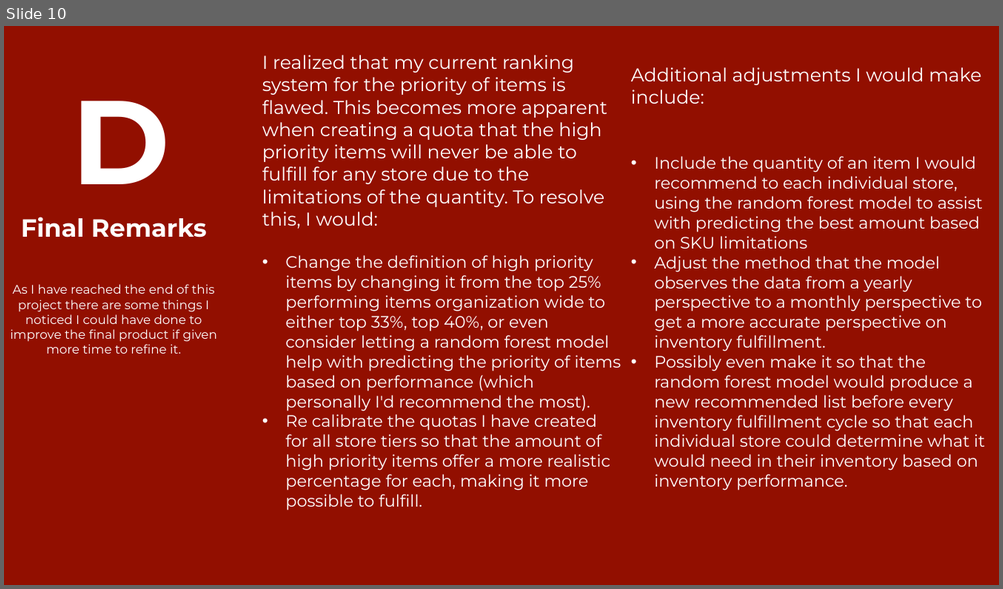
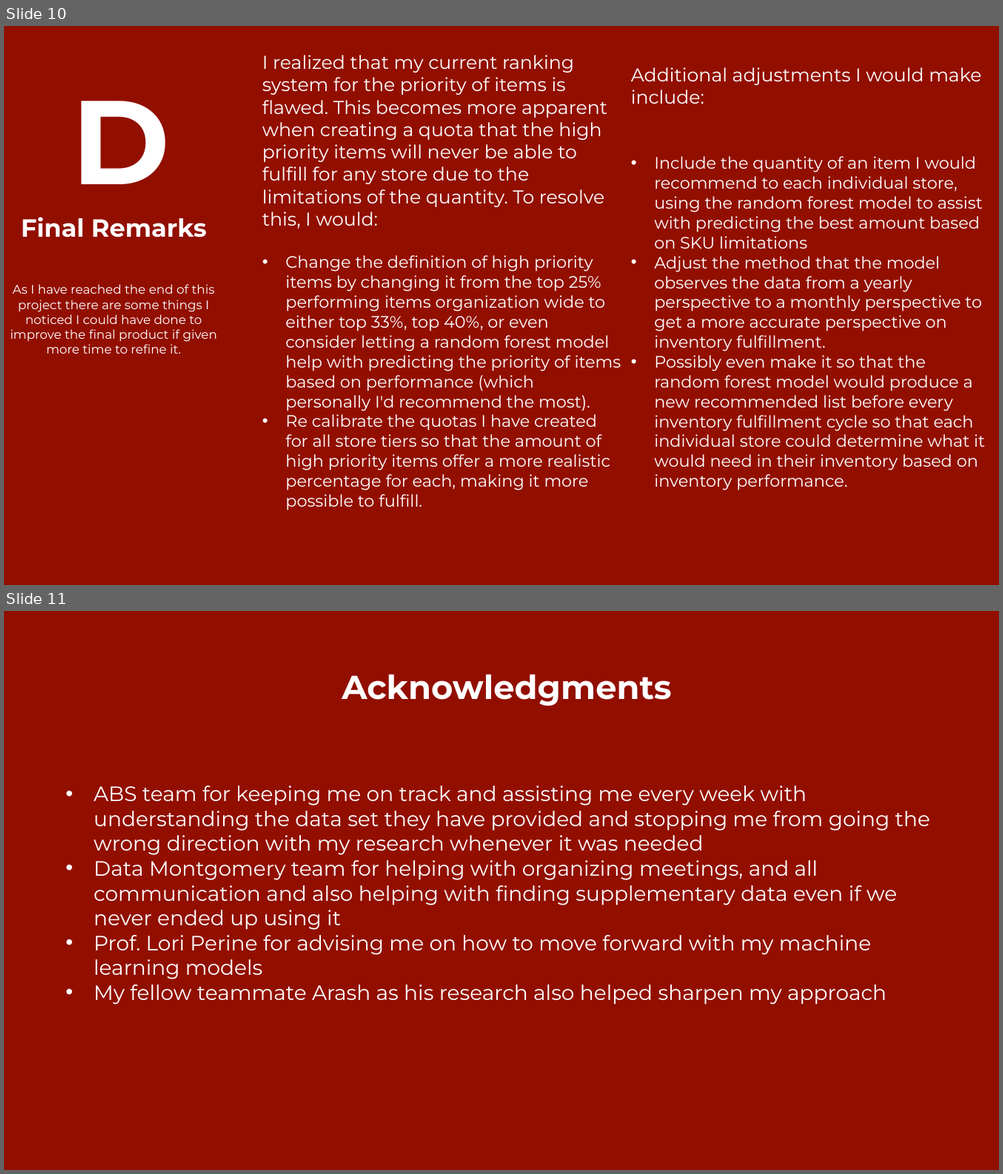
Before and after one commit to andrewarsaw/DATA-205, a slide deck: AndreWarsaw_ABS_Presentation.pptx. Shown one above the other, each under a label of ours: slide 10 before the commit, slides 10 and 11 after it. The pictures are 1003x589 and 1003x1174 pixels, drawn with LibreOffice and Linux fonts; fonts in the diff are those of the drawing. Boxes give left, top, right and bottom in pixels: in the first picture for what was removed or moved away, otherwise in the second. Text is boxed around its words. In the diff, an @@ line names an element or a change of style, - is before the commit and + after.

```diff
--- a/AndreWarsaw_ABS_Presentation.pptx
+++ b/AndreWarsaw_ABS_Presentation.pptx
@@ slide 11 added at [4, 611, 999, 1170], background #920F00 @@
@@ text added at [341, 674, 671, 706], 32 pt, text #FFFFFF, bold @@
+Acknowledgments
@@ text added at [94, 786, 930, 1005], 20 pt, text #FFFFFF @@
+• ABS team for keeping me on track and assisting me every week with understanding the data set they have provided and stopping me from going the wrong direction with my research whenever it was needed
+• Data Montgomery team for helping with organizing meetings, and all communication and also helping with finding supplementary data even if we never ended up using it
+• Prof. Lori Perine for advising me on how to move forward with my machine learning models
+• My fellow teammate Arash as his research also helped sharpen my approach
```
Also in this commit, not shown: 2 other slides added, 1 slide removed.
